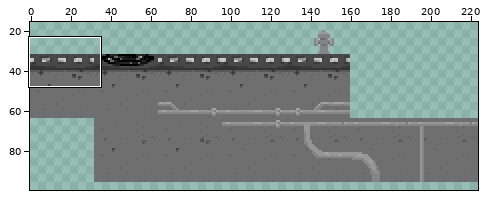
Sprite sheet, stored at sprites/spr_tileset/layers/b998f317-332a-4edc-a030-b398d77fa48d/c9a06188-fc0a-4d3f-b482-8379f2c03a2c.png. The picture above shows the old version from afar; the outline marks the close-up.
Close-up. Before the commit:
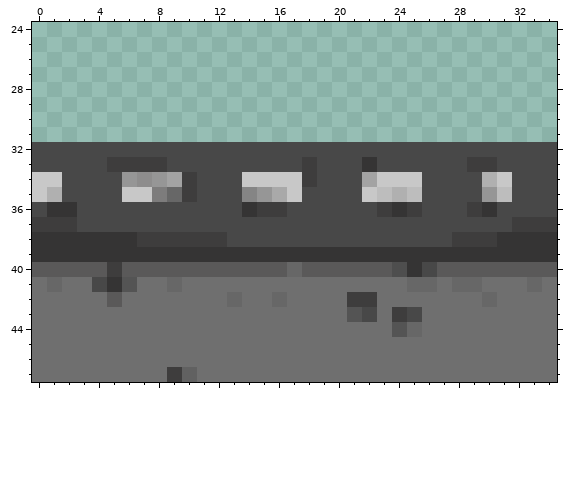
The file is 224x150 pixels. Pixels under 10% opacity are left out. Colours within 5 levels of each other are drawn and written as one. Shown: x 0..34, y 24..47. The wide view leaves out empty margins.
After the commit:
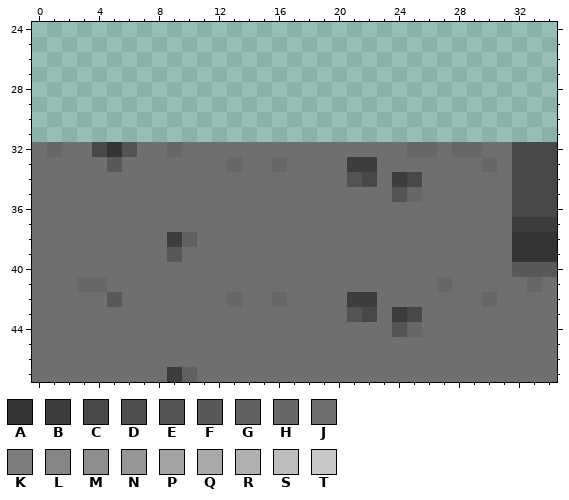
Palette (. is transparent): A #353434  B #3e3d3d  C #484848  D #4e4e4e  E #545454  F #5a5959  G #616161  H #676767  J #6f6f6f  K #7d7c7c  L #858585  M #8e8d8d  N #969696  P #a3a3a3  Q #a9a9a9  R #b0b0b0  S #bdbdbd  T #c8c8c8
Difference:
Colour C gives way to colour A in row 32 at x 5.
Colour A gives way to colour B in row 33 at x 22.
Colour C gives way to colour B in row 33 at x 21.
Colour T gives way to colour B in row 34 at x 24.
Colour P gives way to colour C in row 34 at x 22.
Colour T gives way to colour C in row 34 at x 25.
Colour C gives way to colour E in row 32 at x 6; in row 34 at x 21.
Colour R gives way to colour E in row 35 at x 24.
Colour A gives way to colour F in row 39 at x 9.
Colour B gives way to colour F in row 33 at x 5.
Colour B gives way to colour G in row 38 at x 10.
Colour B gives way to colour H in row 33 at x 30.
Colour C gives way to colour H in row 32 at x 1, 9, 25 to 26 and 28 to 29; in row 33 at x 13 and 16; in row 41 at x 4.
Colour J gives way to colour H in row 41 at x 3 and 27.
Colour S gives way to colour H in row 35 at x 25.
Colour A gives way to colour J in row 36 at x 1 to 2, 14, 24 and 30; in row 38 at x 0 to 6 and 31; in row 39 at x 0 to 8 and 10 to 31; in row 40 at x 25; in row 41 at x 5.
Colour B gives way to colour J in row 33 at x 6 to 8, 18 and 29; in row 34 at x 10 and 18; in row 35 at x 10; in row 36 at x 15 to 16, 23, 25 and 29; in row 37 at x 0 to 2; in row 38 at x 7 to 8, 11 to 12 and 28 to 30.
Colour B gives way to colour J in row 40 at x 5.
Colour C gives way to colour J in row 32 at x 0, 2 to 3, 7 to 8, 10 to 24, 27 and 30 to 31; in row 33 at x 0 to 4, 9 to 12, 14 to 15, 17, 19 to 20, 23 to 28 and 31; in row 34 at x 2 to 5, 11 to 13, 19 to 20 and 26 to 29; in row 35 at x 2 to 5, 11 to 13, 18 to 21 and 26 to 29; in row 36 at x 0, 3 to 13, 17 to 22, 26 to 28 and 31; in row 37 at x 3 to 31.
Colour C gives way to colour J in row 38 at x 13 to 27; in row 40 at x 26.
Colour D gives way to colour J in row 40 at x 24.
Colour E gives way to colour J in row 41 at x 6.
Colour F gives way to colour J in row 40 at x 0 to 4, 6 to 16, 18 to 23 and 27 to 31.
Colour H gives way to colour J in row 35 at x 9; in row 40 at x 17; in row 41 at x 1, 9, 25 to 26 and 28 to 29.
Colour K gives way to colour J in row 35 at x 8.
Colour L gives way to colour J in row 35 at x 14.
Colour M gives way to colour J in row 34 at x 7.
Colour N gives way to colour J in row 34 at x 6 and 8; in row 35 at x 15 and 30.
Colour P gives way to colour J in row 34 at x 9.
Colour Q gives way to colour J in row 35 at x 16.
Colour R gives way to colour J in row 34 at x 30; in row 35 at x 1.
Colour S gives way to colour J in row 35 at x 23 and 31.
Colour T gives way to colour J in row 34 at x 0 to 1, 14 to 17, 23 and 31; in row 35 at x 0, 6 to 7, 17 and 22.
